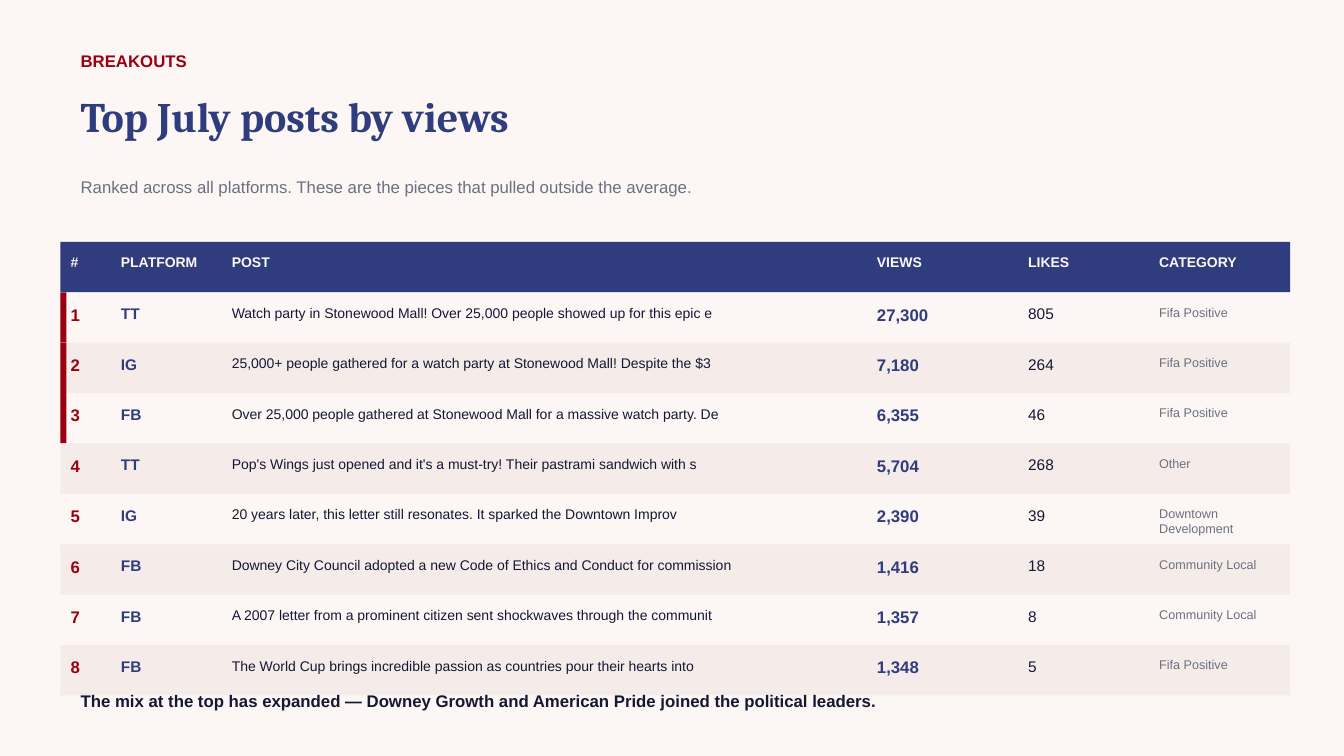
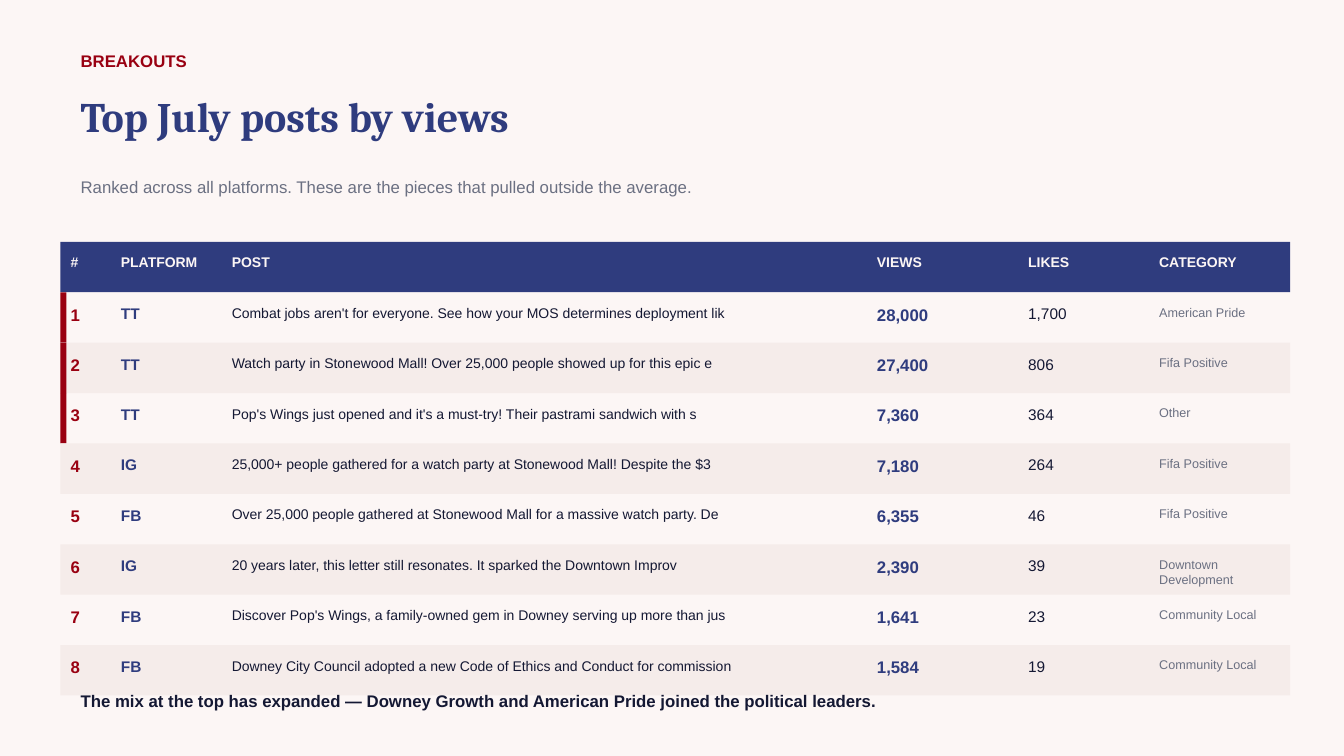
Before and after one commit to zvmmer/talking-downey-kpis, a slide deck: slide 5 of MONTHLY_REPORT_2026-07.pptx. Drawn at 1344x756 pixels with LibreOffice and Linux fonts; fonts in the diff are those of the drawing. Boxes give left, top, right and bottom in pixels: in the first picture for what was removed or moved away, otherwise in the second. Text is boxed around its words. In the diff, an @@ line names an element or a change of style, - is before the commit and + after.

```diff
--- a/MONTHLY_REPORT_2026-07.pptx
+++ b/MONTHLY_REPORT_2026-07.pptx
@@ text added at (232, 308, 724, 321), 10 pt, text #141833 @@
+Combat jobs aren't for everyone. See how your MOS determines deployment lik
@@ text at (877, 309, 928, 324): text changed @@
-27,300
+28,000
@@ text at (1028, 308, 1067, 321): text changed @@
-805
+1,700
@@ text at (1159, 308, 1245, 317): text changed @@
-Fifa Positive
+American Pride
@@ text added at (121, 359, 140, 370), 11 pt, text #2F3C7E, bold @@
+TT
@@ text added at (877, 359, 928, 374), 12 pt, text #2F3C7E, bold @@
+27,400
@@ text added at (1028, 359, 1054, 370), 11 pt, text #141833 @@
+806
@@ text removed at (121, 409, 142, 420) @@
-FB
@@ text added at (877, 409, 919, 424), 12 pt, text #2F3C7E, bold @@
+7,360
@@ text added at (1028, 409, 1054, 420), 11 pt, text #141833 @@
+364
@@ text removed at (877, 460, 919, 475) @@
-5,704
@@ text removed at (1028, 459, 1054, 470) @@
-268
@@ 4 texts: place and size @@
-4 texts at (121, 459, 1191, 571)
+4 texts at (121, 408, 1191, 521)
@@ text "Fifa Positive": place and size @@
-text "Fifa Positive" at (1159, 660, 1228, 669)
+text "Fifa Positive" at (1159, 509, 1228, 518)
@@ text removed at (877, 561, 919, 576) @@
-1,416
@@ 7 texts: place and size @@
-7 texts at (121, 308, 1233, 536)
+7 texts at (121, 358, 1233, 587)
@@ text removed at (1028, 560, 1045, 571) @@
-18
@@ text at (232, 610, 726, 623): text changed @@
-A 2007 letter from a prominent citizen sent shockwaves through the communit
+Discover Pop's Wings, a family-owned gem in Downey serving up more than jus
@@ text at (877, 611, 919, 626): text changed @@
-1,357
+1,641
@@ text at (1028, 611, 1045, 622): text changed @@
-8
+23
@@ 9 texts: place and size @@
-9 texts at (121, 357, 1256, 573)
+9 texts at (121, 458, 1256, 674)
@@ text removed at (232, 661, 694, 674) @@
-The World Cup brings incredible passion as countries pour their hearts into
@@ text at (877, 661, 919, 676): text changed @@
-1,348
+1,584
@@ text at (1028, 661, 1045, 672): text changed @@
-5
+19
```
Also in this commit, not shown: 4 other slides changed, 5 other files.
